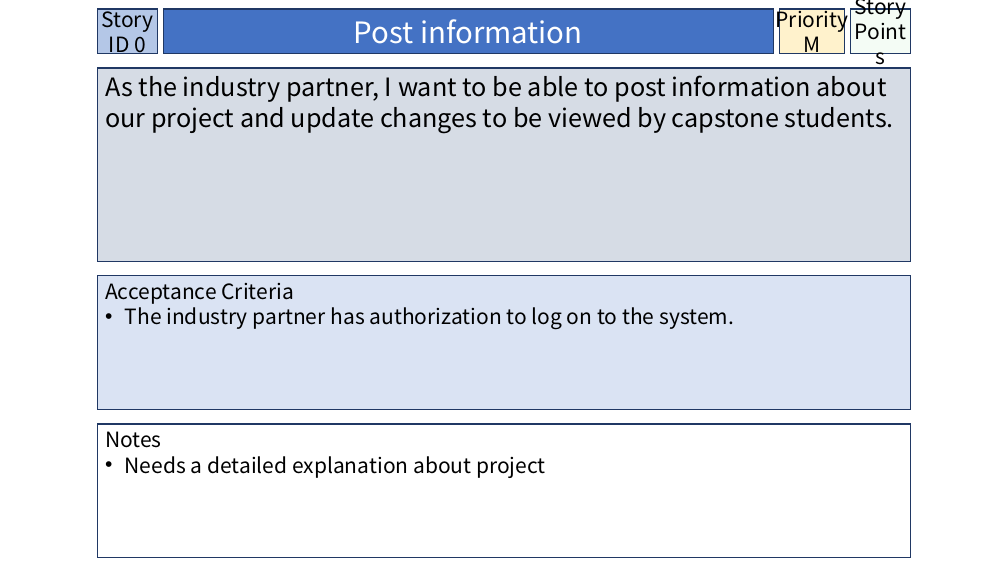
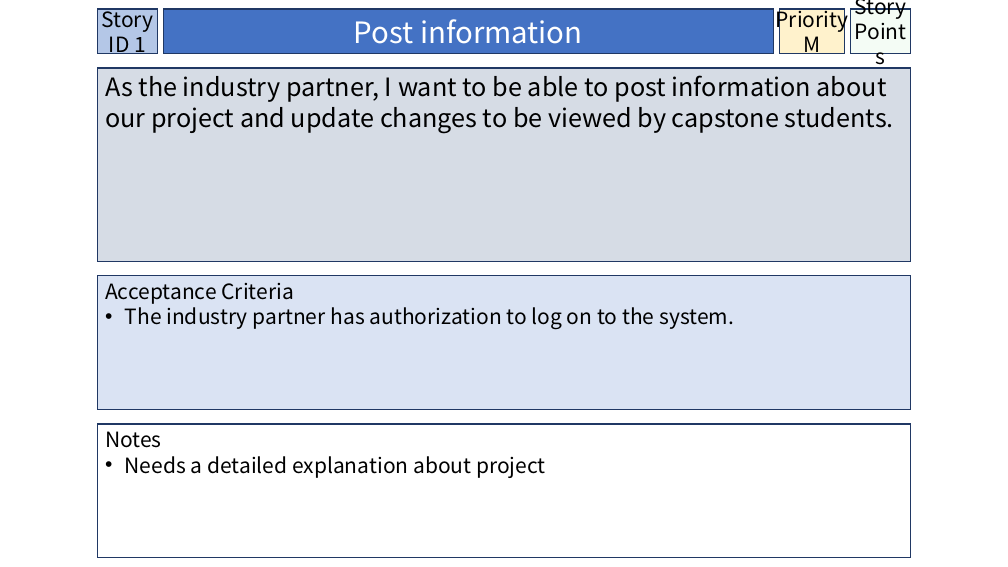
Before and after one commit to BrissyKim/group14, a slide deck: slide 2 of User_story/Industry Partner.pptx (slide 1 before the commit). Drawn at 1008x567 pixels with LibreOffice and Linux fonts; fonts in the diff are those of the drawing. Boxes give left, top, right and bottom in pixels: in the first picture for what was removed or moved away, otherwise in the second. Text is boxed around its words. In the diff, an @@ line names an element or a change of style, - is before the commit and + after.

Commit message:
Edited user story
Edited user story

```diff
--- a/User_story/Industry Partner.pptx
+++ b/User_story/Industry Partner.pptx
@@ text in rectangle at [101, 6, 153, 57]: text changed @@
-Story ID 0
+Story ID 1
```
Also in this commit, not shown: 2 other slides changed, 3 slides removed.
